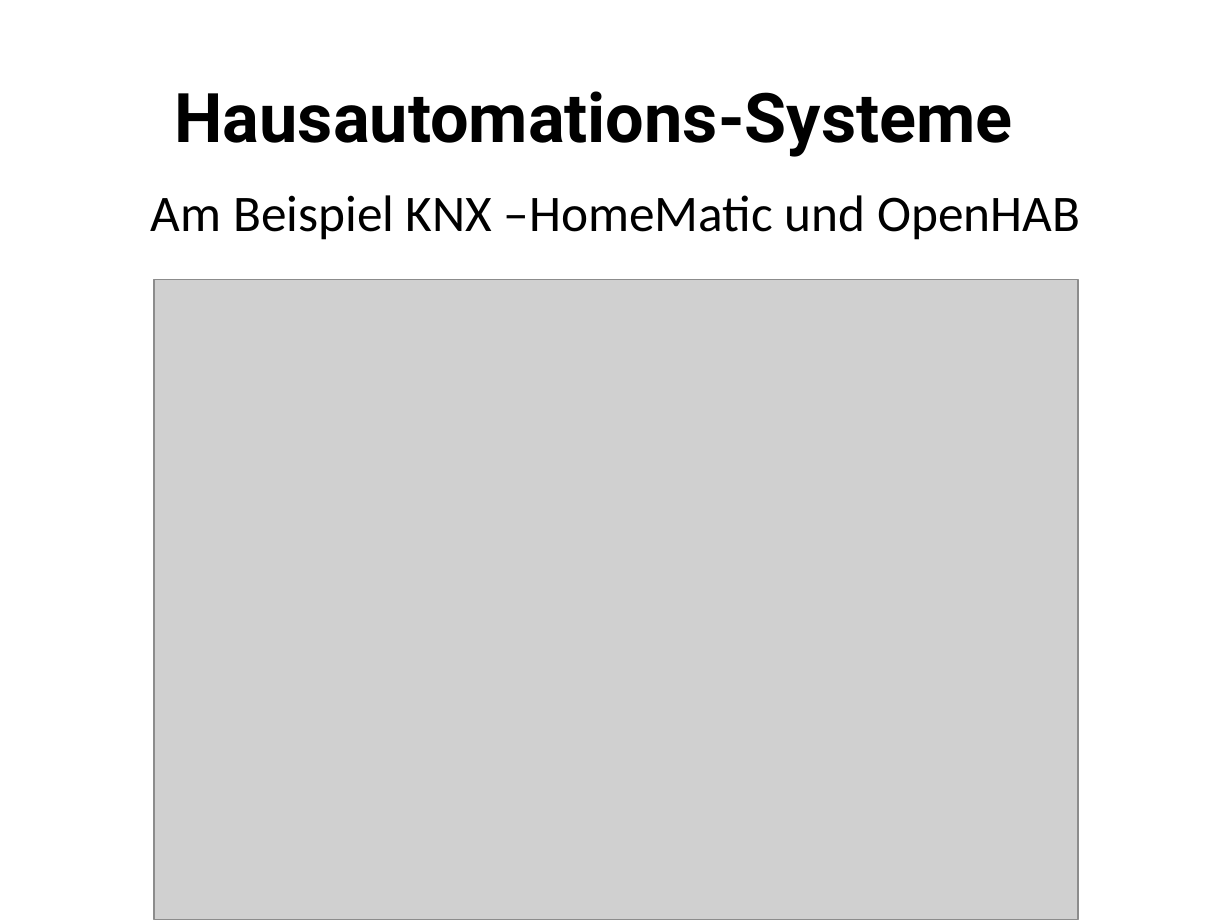
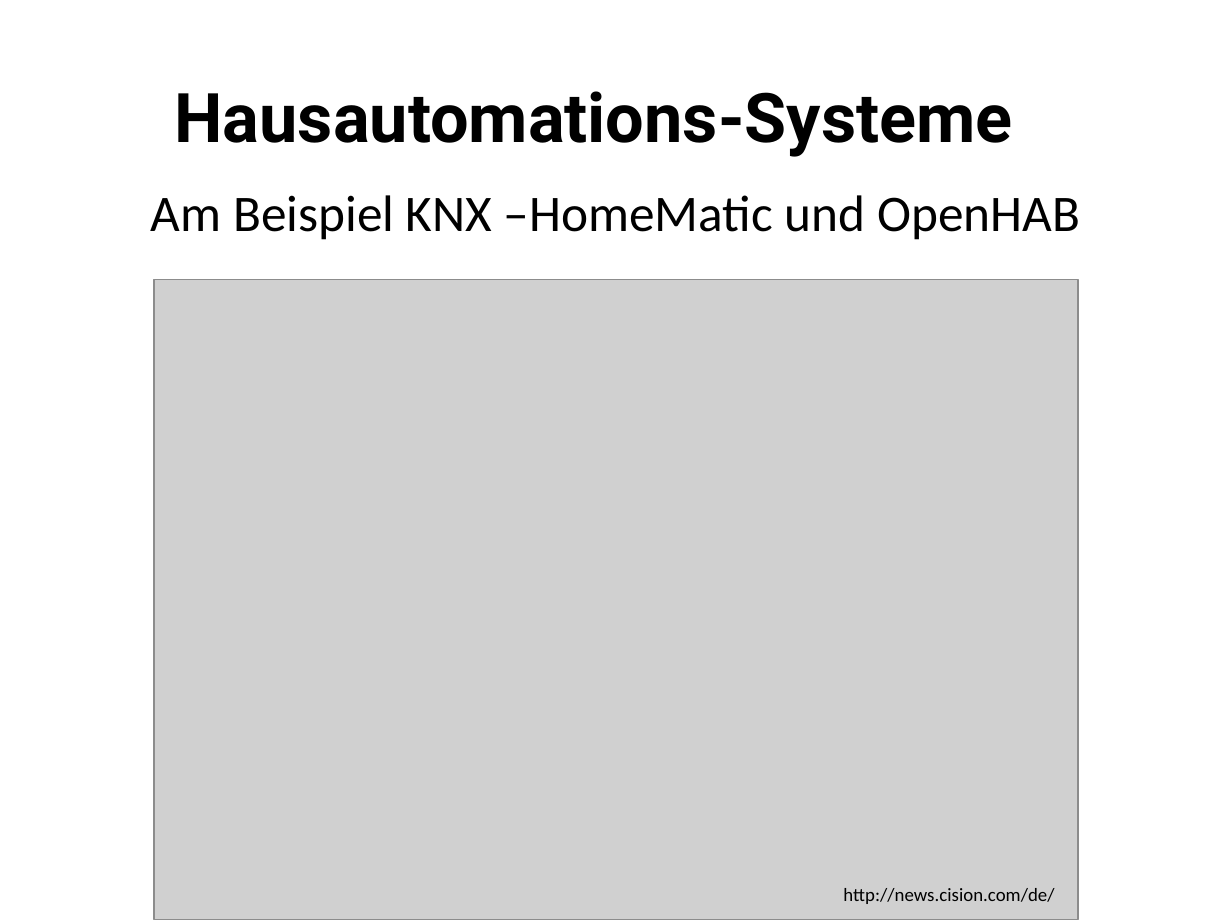
Before and after one commit to Nawygator/Praxisseminar, a slide deck: slide 1 of HSHL_Hausautomationssysteme.potx.pptx. Drawn at 1232x924 pixels with LibreOffice and Linux fonts; fonts in the diff are those of the drawing; grey boxes stand for pictures. Boxes give left, top, right and bottom in pixels: in the first picture for what was removed or moved away, otherwise in the second. Text is boxed around its words. In the diff, an @@ line names an element or a change of style, - is before the commit and + after.

```diff
--- a/HSHL_Hausautomationssysteme.potx.pptx
+++ b/HSHL_Hausautomationssysteme.potx.pptx
@@ text added at [843, 888, 1054, 904], 11 pt, text #000000 @@
+http://news.cision.com/de/
```
Also in this commit, not shown: 9 other slides changed, 1 other file.
